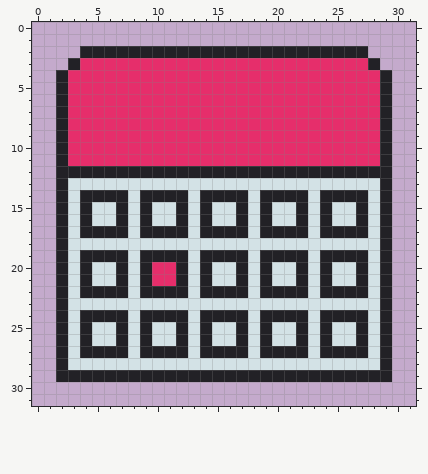
Two states of a pixel-art file, GMTK2023/Sprites/UI/BasicUI/Calendar.aseprite. The first picture shows the starting point.
32x32 pixels, 1 frame.
New version:
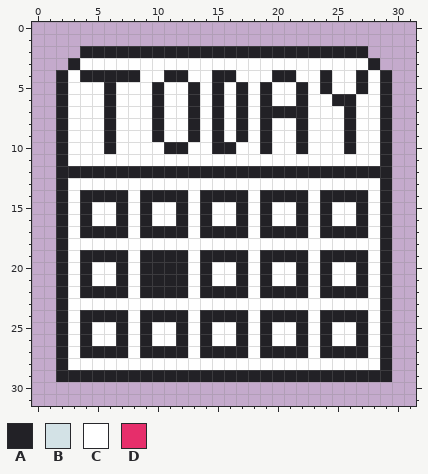
Palette (. is transparent): A #222126  B #d3e2e6  C #ffffff  D #e62e6b
Edits made:
layer "Layer 3" added
Changed rows in their new state; - is an unchanged pixel.
Layers "Layer 3", "Layer 2":
first column x 3:
 3 -CCCCCCCCCCCCCCCCCCCCCCCC-
 4 CAAAAACCAACCAACCCAACCACCAC
 5 CCCACCCACCACACACACCACACCAC
 6 CCCACCCACCACACACACCACCAACC
 7 CCCACCCACCACACACAAAACCCACC
 8 CCCACCCACCACACACACCACCCACC
 9 CCCACCCACCACACACACCACCCACC
10 CCCACCCCAACCAACCACCACCCACC
11 CCCCCCCCCCCCCCCCCCCCCCCCCC
13 CCCCCCCCCCCCCCCCCCCCCCCCCC
14 C----C----C----C----C----C
15 C-CC-C-CC-C-CC-C-CC-C-CC-C
16 C-CC-C-CC-C-CC-C-CC-C-CC-C
17 C----C----C----C----C----C
18 CCCCCCCCCCCCCCCCCCCCCCCCCC
19 C----C----C----C----C----C
20 C-CC-C-AA-C-CC-C-CC-C-CC-C
21 C-CC-C-AA-C-CC-C-CC-C-CC-C
22 C----C----C----C----C----C
23 CCCCCCCCCCCCCCCCCCCCCCCCCC
24 C----C----C----C----C----C
25 C-CC-C-CC-C-CC-C-CC-C-CC-C
26 C-CC-C-CC-C-CC-C-CC-C-CC-C
27 C----C----C----C----C----C
28 CCCCCCCCCCCCCCCCCCCCCCCCCC
Where, in picture pixels (left, top, right, bottom), the same in both pictures:
changed: (68, 58, 380, 370)
